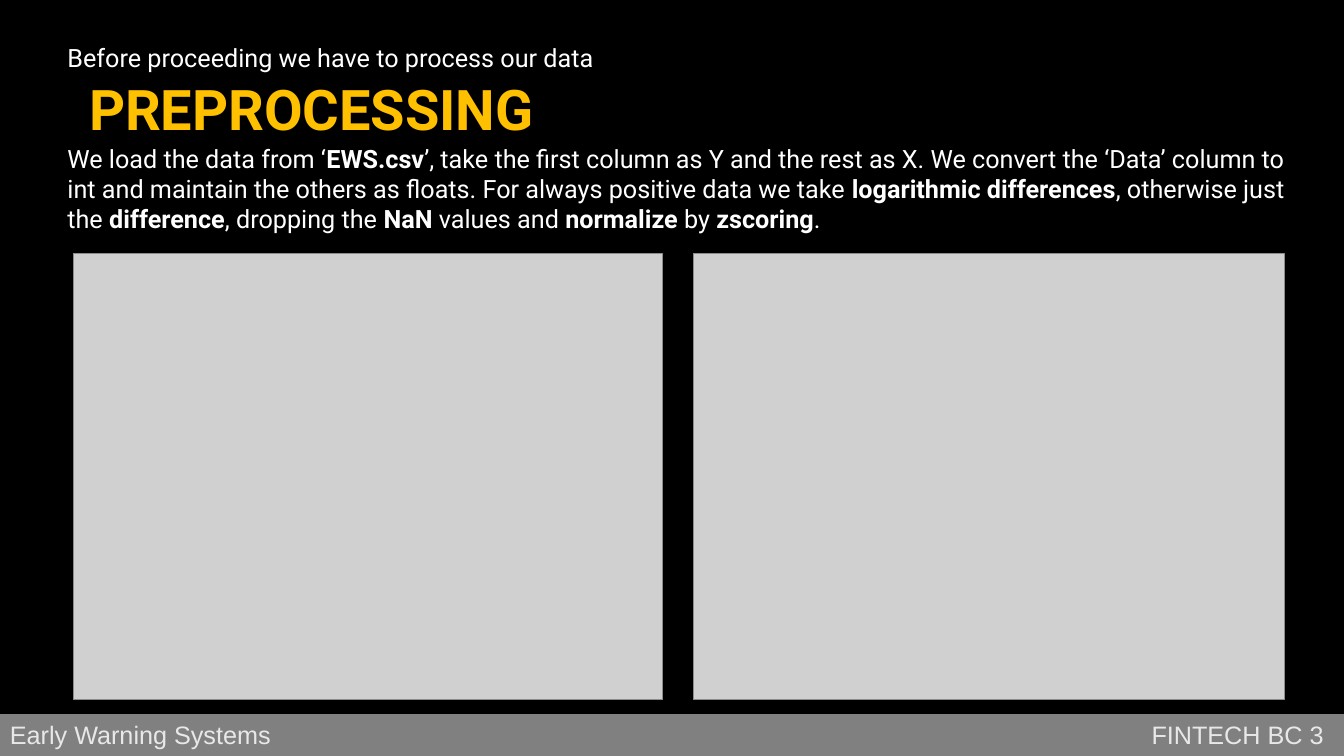
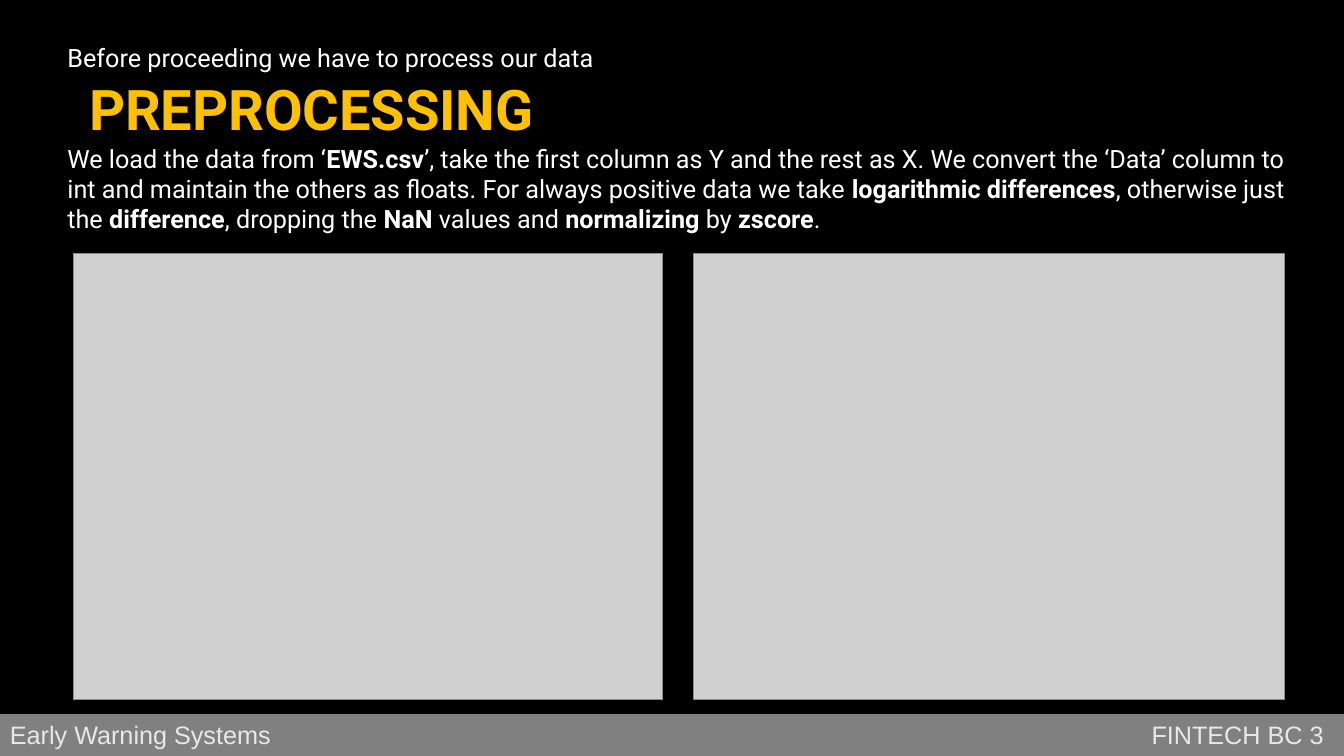
Before and after one commit to jstringara/Fintech, a slide deck: slide 4 of BC3/G/Bozza.pptx. Drawn at 1344x756 pixels with LibreOffice and Linux fonts; fonts in the diff are those of the drawing; grey boxes stand for pictures; background and template pictures are left out. Boxes give left, top, right and bottom in pixels: in the first picture for what was removed or moved away, otherwise in the second. Text is boxed around its words. In the diff, an @@ line names an element or a change of style, - is before the commit and + after.

```diff
--- a/BC3/G/Bozza.pptx
+++ b/BC3/G/Bozza.pptx
@@ text at [67,149,1284,234]: text changed @@
-We load the data from ‘EWS.csv’, take the first column as Y and the rest as X. We convert the ‘Data’ column to int and maintain the others as floats. For always positive data we take logarithmic differences, otherwise just the difference, dropping the NaN values and normalize by zscoring.
+We load the data from ‘EWS.csv’, take the first column as Y and the rest as X. We convert the ‘Data’ column to int and maintain the others as floats. For always positive data we take logarithmic differences, otherwise just the difference, dropping the NaN values and normalizing by zscore.
```
Also in this commit, not shown: 2 other slides changed.
